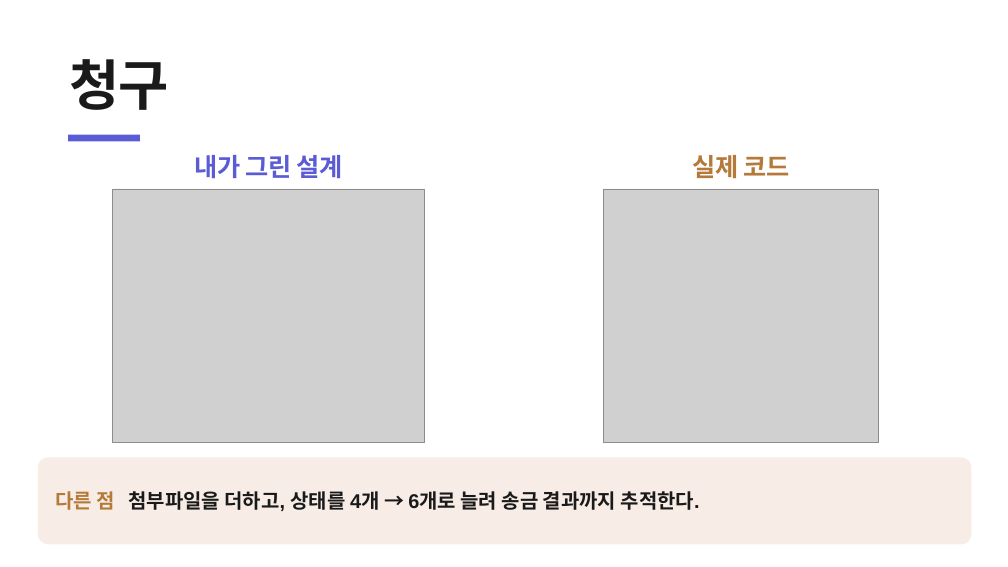
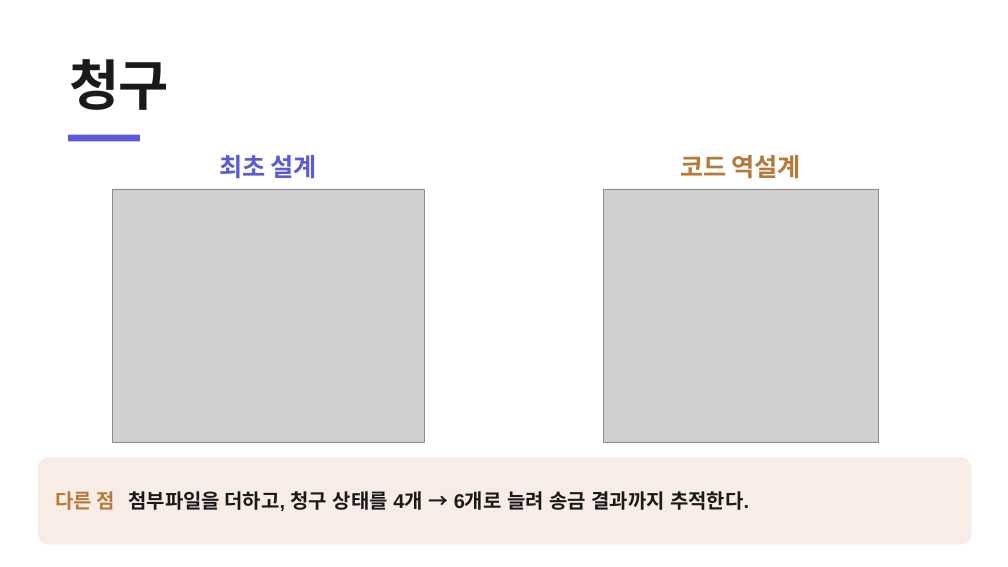
Before and after one commit to heyoonyoon/distributed-programming, a slide deck: slide 13 of docs/presentation/보험발표-figma.pptx. Drawn at 1008x567 pixels with LibreOffice and Linux fonts; fonts in the diff are those of the drawing; grey boxes stand for pictures. Boxes give left, top, right and bottom in pixels: in the first picture for what was removed or moved away, otherwise in the second. Text is boxed around its words. In the diff, an @@ line names an element or a change of style, - is before the commit and + after.

```diff
--- a/docs/presentation/보험발표-figma.pptx
+++ b/docs/presentation/보험발표-figma.pptx
@@ text at bbox=[220, 155, 317, 179]: text changed @@
-내가 그린 설계
+최초 설계
@@ text at bbox=[681, 155, 801, 179]: text changed @@
-실제 코드
+코드 역설계
@@ text in rounded rectangle at bbox=[56, 491, 749, 511]: text changed @@
-다른 점 첨부파일을 더하고, 상태를 4개 → 6개로 늘려 송금 결과까지 추적한다.
+다른 점 첨부파일을 더하고, 청구 상태를 4개 → 6개로 늘려 송금 결과까지 추적한다.
```
Also in this commit, not shown: 26 other slides changed, 8 slides added, 4 slides removed, 1 other file.
